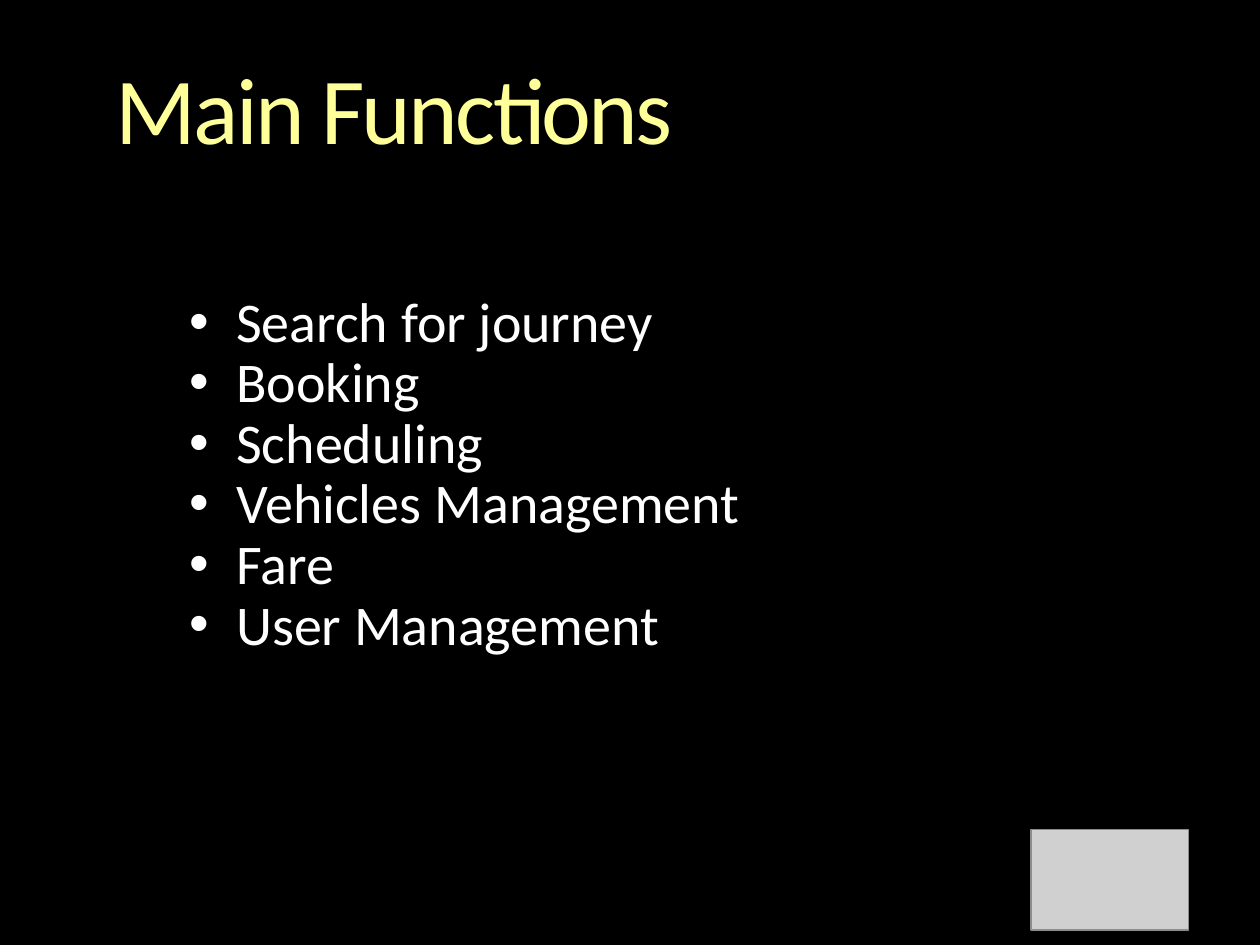
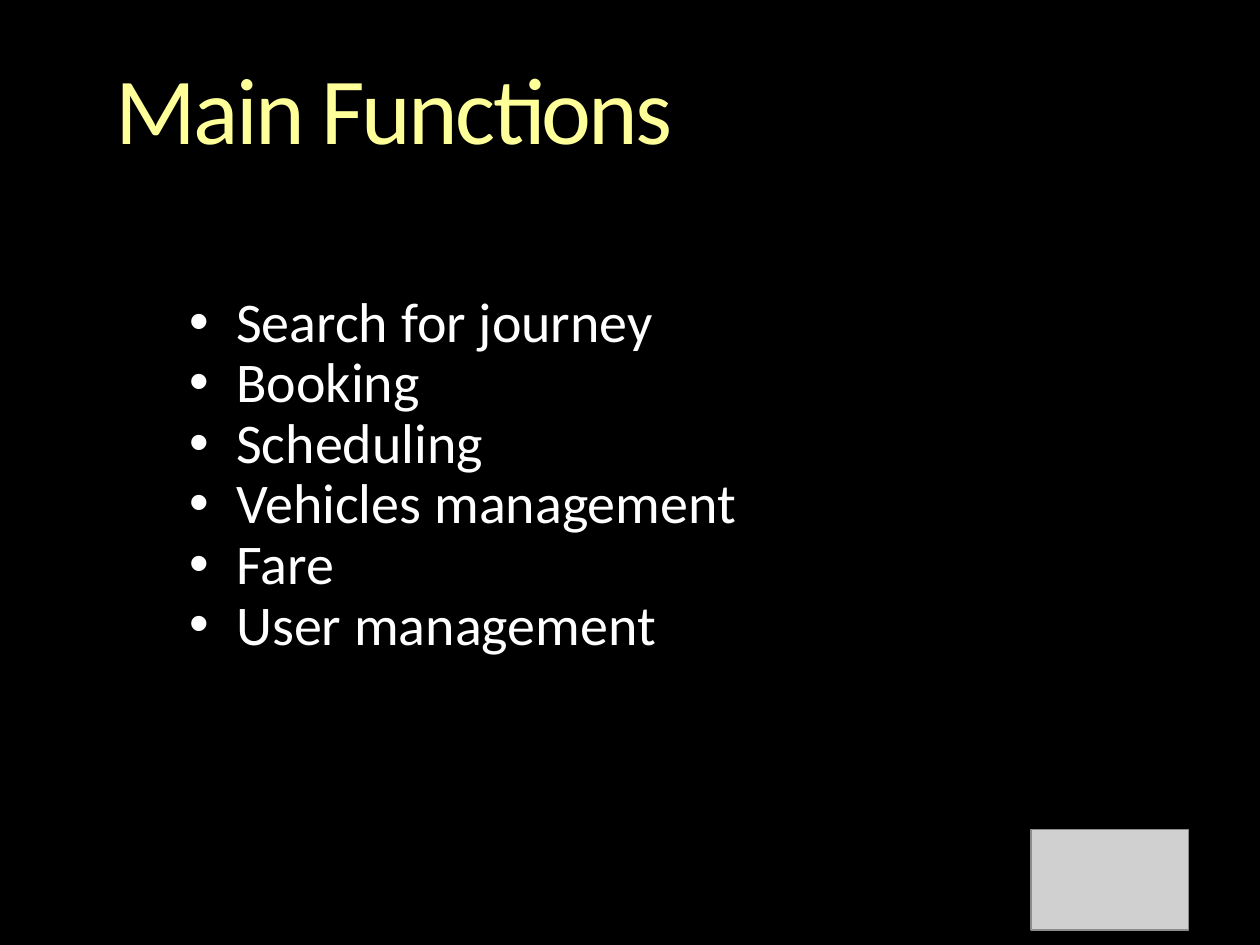
Before and after one commit to khalifandiaye/bus-reservation, a slide deck: slide 6 of WIP/User/Son/capstone.pptx (slide 7 before the commit). Drawn at 1260x945 pixels with LibreOffice and Linux fonts; fonts in the diff are those of the drawing; grey boxes stand for pictures; background and template pictures are left out. Boxes give left, top, right and bottom in pixels: in the first picture for what was removed or moved away, otherwise in the second. Text is boxed around its words. In the diff, an @@ line names an element or a change of style, - is before the commit and + after.

```diff
--- a/WIP/User/Son/capstone.pptx
+++ b/WIP/User/Son/capstone.pptx
@@ subtitle at (236,484,736,533): text changed @@
-• Vehicles Management
+• Vehicles management
@@ subtitle at (236,609,656,655): text changed @@
-• User Management
+• User management
```
Also in this commit, not shown: 3 other slides changed, 1 slide added, 1 slide removed.
